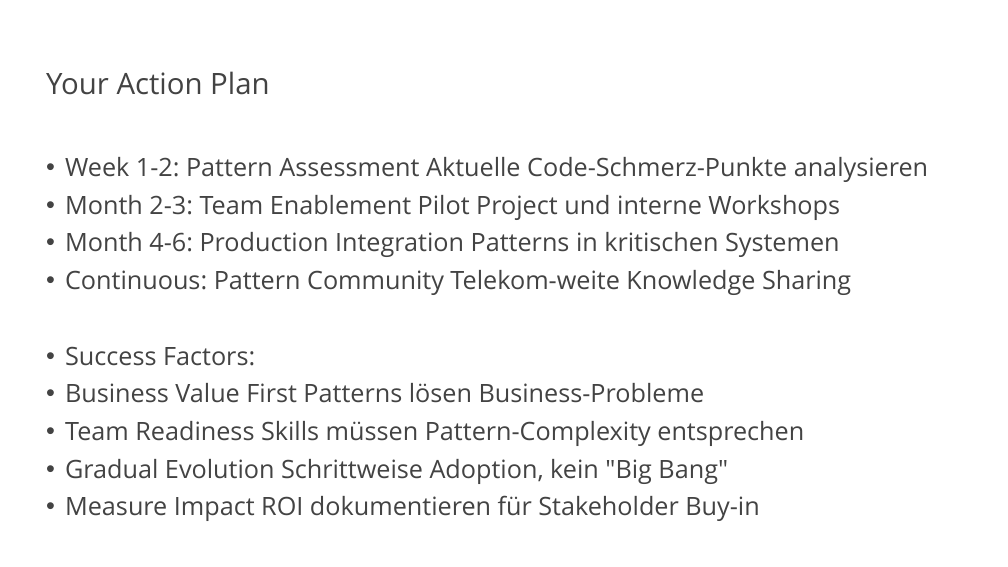
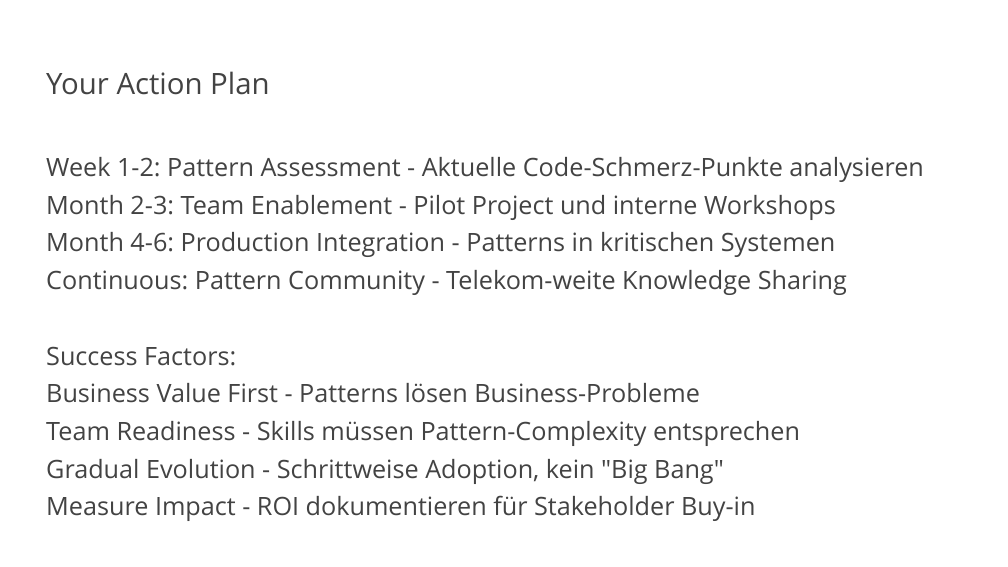
Before and after one commit to vanillacore-net/september-2025-telekom-training, a slide deck: slide 34 of presentations/powerpoint/block4-presentation.pptx (slide 27 before the commit). Drawn at 1008x567 pixels with LibreOffice and Linux fonts; fonts in the diff are those of the drawing; background and template pictures are left out. Boxes give left, top, right and bottom in pixels: in the first picture for what was removed or moved away, otherwise in the second. Text is boxed around its words. In the diff, an @@ line names an element or a change of style, - is before the commit and + after.

```diff
--- a/presentations/powerpoint/block4-presentation.pptx
+++ b/presentations/powerpoint/block4-presentation.pptx
@@ text at (x1=46, y1=157, x2=923, y2=295): text changed @@
-• Week 1-2: Pattern Assessment Aktuelle Code-Schmerz-Punkte analysieren
-• Month 2-3: Team Enablement Pilot Project und interne Workshops
-• Month 4-6: Production Integration Patterns in kritischen Systemen
-• Continuous: Pattern Community Telekom-weite Knowledge Sharing
+Week 1-2: Pattern Assessment - Aktuelle Code-Schmerz-Punkte analysieren
+Month 2-3: Team Enablement - Pilot Project und interne Workshops
+Month 4-6: Production Integration - Patterns in kritischen Systemen
+Continuous: Pattern Community - Telekom-weite Knowledge Sharing
@@ text at (x1=46, y1=346, x2=236, y2=366): bullet • to none @@
@@ text at (x1=46, y1=383, x2=800, y2=521): text changed @@
-• Business Value First Patterns lösen Business-Probleme
-• Team Readiness Skills müssen Pattern-Complexity entsprechen
-• Gradual Evolution Schrittweise Adoption, kein "Big Bang"
-• Measure Impact ROI dokumentieren für Stakeholder Buy-in
+Business Value First - Patterns lösen Business-Probleme
+Team Readiness - Skills müssen Pattern-Complexity entsprechen
+Gradual Evolution - Schrittweise Adoption, kein "Big Bang"
+Measure Impact - ROI dokumentieren für Stakeholder Buy-in
```
Also in this commit, not shown: 17 other slides changed, 7 slides added, 2 other files.
